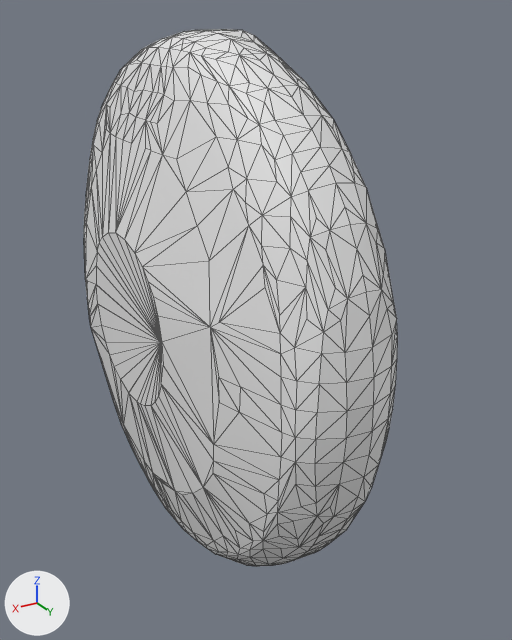
Renders of the OBJ model assets/mesh/grey_toy_engine/hulls/h30.obj from each side of a commit.
Both versions are drawn from a 50 mm camera at (0.0249, 0.0139, 0.0337) aimed at (0.0112, -0.009, 0.0222). The lights are fixed; the arrows at lower left show +X, +Y and +Z. The picture after the commit comes second. Mesh edges are drawn as thin lines. Where no turn or scale is listed for an object, it has been applied to the vertices.

The older version as bpy lines, for what is in view:
```python
me_h30 = bpy.data.meshes.new('h30')
me_h30.from_pydata(...)  # 533 vertices, 1062 faces; spans x 0.0098..0.0162, y -0.0207..0.0003, z 0.0114..0.0332
ob_h30 = bpy.data.objects.new('h30', me_h30)
ob_h30.location = (0.0, 0.0, 0.0)
```
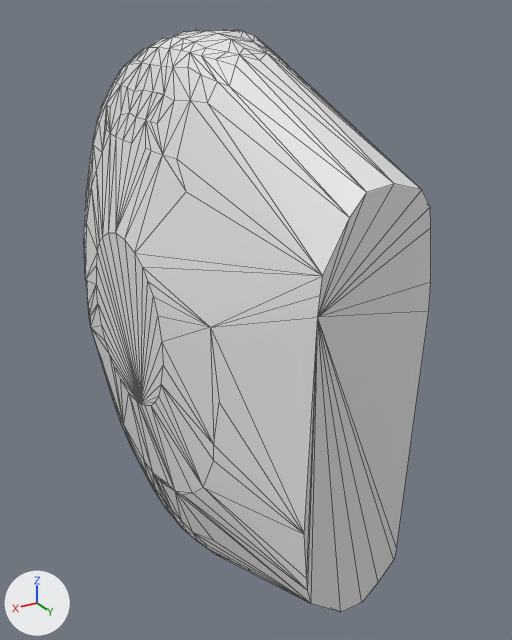
Changed parts and their boxes (x1, y1, x2, y2) in the pictures (512 x 640 px):
'h30', reshaped (10% wider, 9% taller)
    before: (84, 29, 398, 566)
    after: (84, 29, 431, 612)
part 1 of me_h30, built on
    before: (135, 54, 398, 566)
    after: (135, 54, 431, 612)

The change in detail:
me_h30 is used by ob_h30; location (0.0, 0.0, 0.0).
me_h30 had 533 vertices, 1062 faces and spanned x 0.0098..0.0162, y -0.0207..0.0003, z 0.0114..0.0332.
me_h30 now has 327 vertices, 650 faces and spans x 0.0098..0.0162, y -0.0207..0.0005, z 0.0114..0.0332.
me_h30 part 1: 1 vertex moved from x 0.0111, y -0.0035, z 0.0294 to x 0.0114, y 0.0005, z 0.029; 225 vertices removed from x 0.011..0.0158, y -0.0059..0.0003, z 0.0133..0.032; 19 vertices added at x 0.0111..0.0152, y 0.0005, z 0.0159..0.0298.
